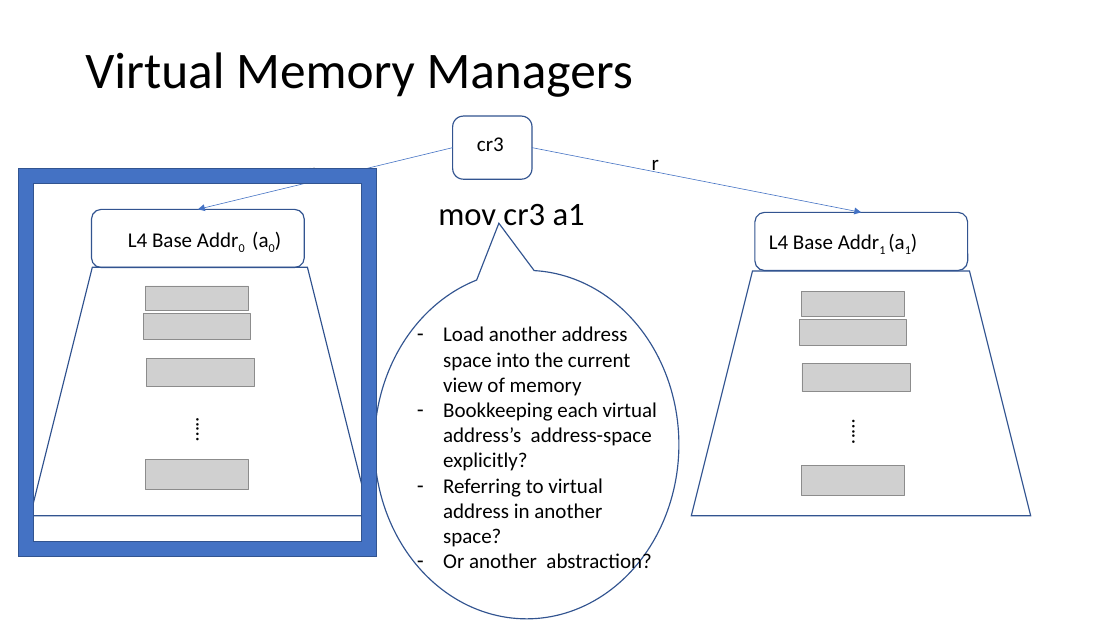
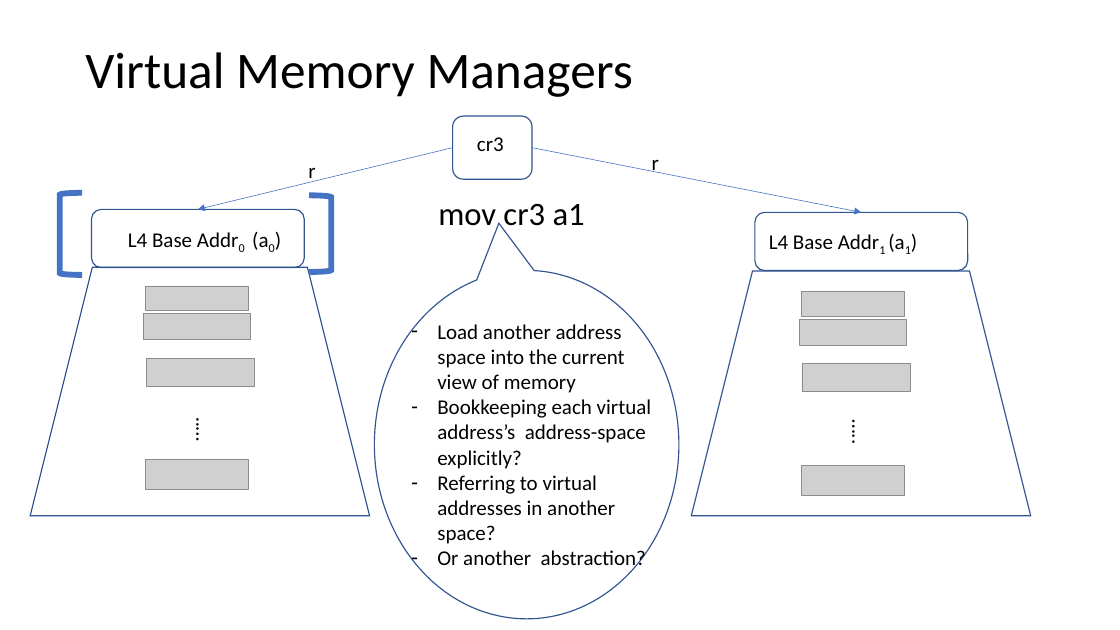
Before and after one commit to Contingent-Systems/vkern_paper, a slide deck: slide 9 of loca_virt_draft.pptx. Drawn at 1120x630 pixels with LibreOffice and Linux fonts; fonts in the diff are those of the drawing; grey boxes stand for pictures. Boxes give left, top, right and bottom in pixels: in the first picture for what was removed or moved away, otherwise in the second. Text is boxed around its words. In the diff, an @@ line names an element or a change of style, - is before the commit and + after.

```diff
--- a/loca_virt_draft.pptx
+++ b/loca_virt_draft.pptx
@@ frame removed at (18,168,376,556) @@
@@ left bracket added at (60,193,82,276), outline #4472C4 5 pt @@
@@ right bracket added at (309,196,331,272), outline #4472C4 5 pt @@
@@ text at (437,475,615,544): text changed @@
-– Referring to virtual address in another space?
+– Referring to virtual addresses in another space?
```
Also in this commit, not shown: 2 other slides changed, 1 slide added, 3 slides removed.
